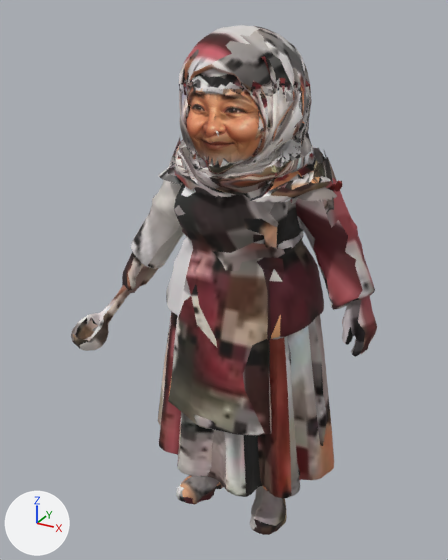
Two versions of the glTF model public/assets/nalati/models/people/cook.gen.phone.glb, one commit apart.
Rendered twice from a 50 mm camera at (0.934, -1.719, 1.797) aimed at (-0.02, 0.016, 0.929). Arrows for +X, +Y and +Z are at lower left; the lights stay in place. The picture after the commit comes second. Where no turn or scale is listed for an object, it has been applied to the vertices. Vertices at exactly the same position are counted once.

Objects in the first picture: 'cook.raw'.
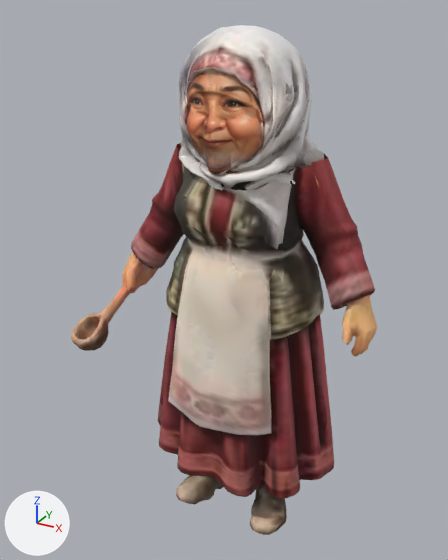
The change, as a list of edits to the scene's bpy script:
```text
Change me_cook_raw:
    used by ob_cook_raw; location = (0.0, 0.0, 0.876)
    remove me_cook_raw.from_pydata(...)  # 4773 vertices, 9254 faces; spans x -0.53..0.53, y -0.27..0.27, z -0.88..0.88
    add me_cook_raw.from_pydata(...)  # 4687 vertices, 9180 faces; spans x -0.53..0.53, y -0.27..0.27, z -0.88..0.88
    me_cook_raw part 1: 110 vertices moved from x -0.15..0.31, y -0.2..0.2, z 0.43..0.85 to x -0.16..0.31, y -0.2..0.18, z 0.43..0.85; 1040 vertices removed from x -0.23..0.38, y -0.21..0.2, z 0.41..0.87; 954 vertices added at x -0.2..0.31, y -0.23..0.18, z 0.43..0.87
    me_cook_raw part 2: 6004 kept faces spanning x -0.53..0.53, y -0.27..0.27, z -0.88..0.88 get new texture (UV) coordinates
```

Changed parts and their boxes [x1, y1, x2, y2] in the pictures (448 x 560 px; the box of a moved part takes in the faces that stretch with it):
part 1 of me_cook_raw, moved or reshaped: before [158, 25, 343, 204]; after [175, 25, 337, 204]
part 2 of me_cook_raw, surface changed: [71, 25, 377, 535] in both
